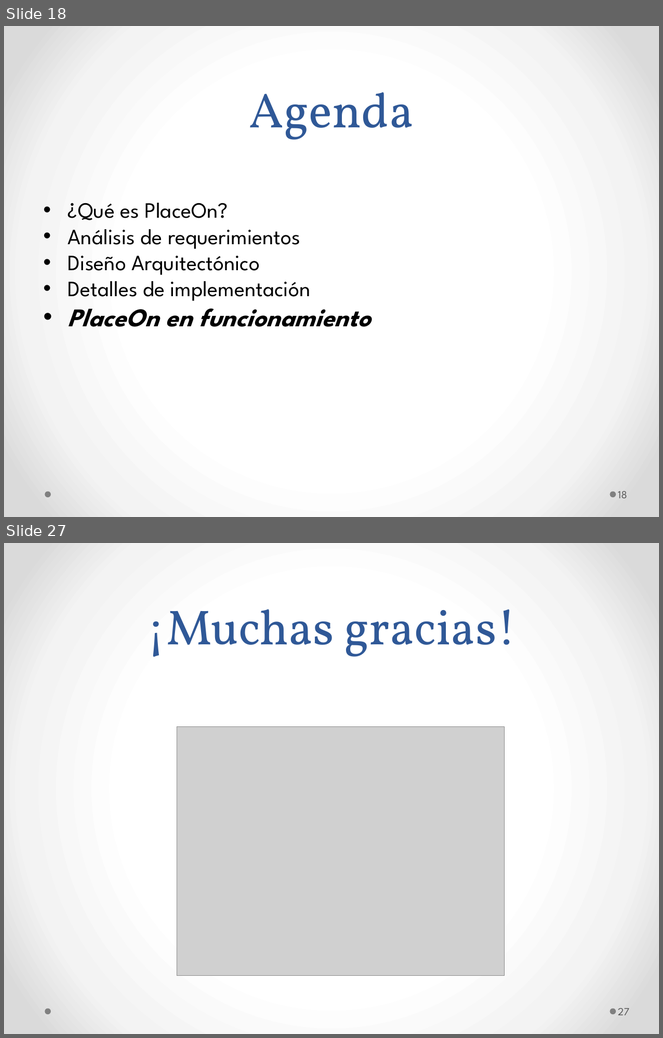
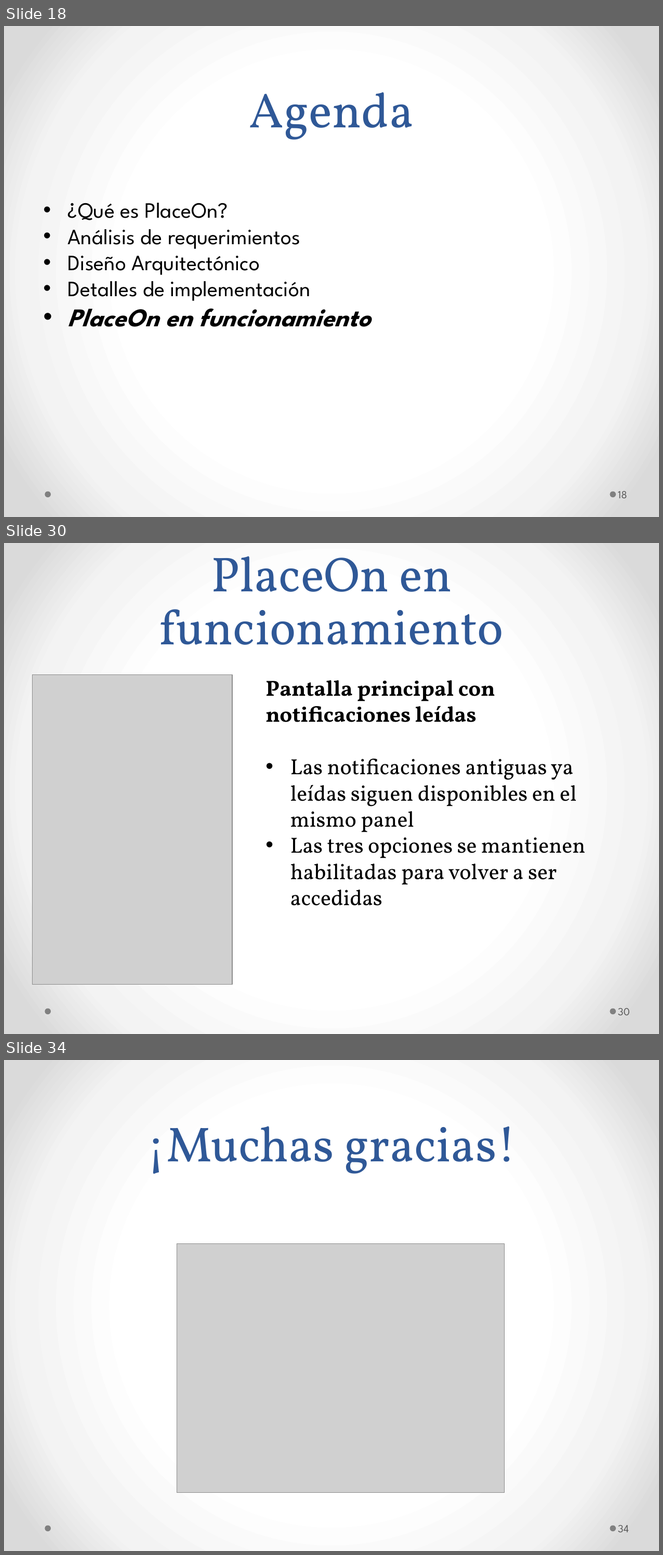
Before and after one commit to ygd182/placeon, a slide deck: Informes/PlaceOn.pptx. Shown one above the other, each under a label of ours: slides 18 and 27 before the commit, slides 18, 30 and 34 after it; the slides between them are not shown. The pictures are 663x1038 and 663x1555 pixels, drawn with LibreOffice and Linux fonts; fonts in the diff are those of the drawing; grey boxes stand for pictures. Boxes give left, top, right and bottom in pixels: in the first picture for what was removed or moved away, otherwise in the second. Text is boxed around its words. In the diff, an @@ line names an element or a change of style, - is before the commit and + after.

```diff
--- a/Informes/PlaceOn.pptx
+++ b/Informes/PlaceOn.pptx
@@ slide 30 added at (4, 543, 659, 1034), background gradient #FFFFFF to #F4F4F4 to #DADADA; not listed: 2 template elements that a slide beside it also shows @@
@@ title added at (159, 556, 504, 645), 54 pt, text #2F5897 @@
+PlaceOn en funcionamiento
@@ picture added at (32, 675, 232, 984) @@
@@ text added at (266, 680, 586, 906), 24 pt, text #000000 @@
+Pantalla principal con notificaciones leídas
+• Las notificaciones antiguas ya leídas siguen disponibles en el mismo panel
+• Las tres opciones se mantienen habilitadas para volver a ser accedidas
@@ page number added at (618, 1008, 630, 1016), 12 pt, text #595959 @@
+30
@@ what was slide 27 is now slide 34 @@
@@ page number at (618, 1525, 629, 1533): text changed @@
-27
+34
```
Also in this commit, not shown: 9 slides changed, 6 other slides added.
